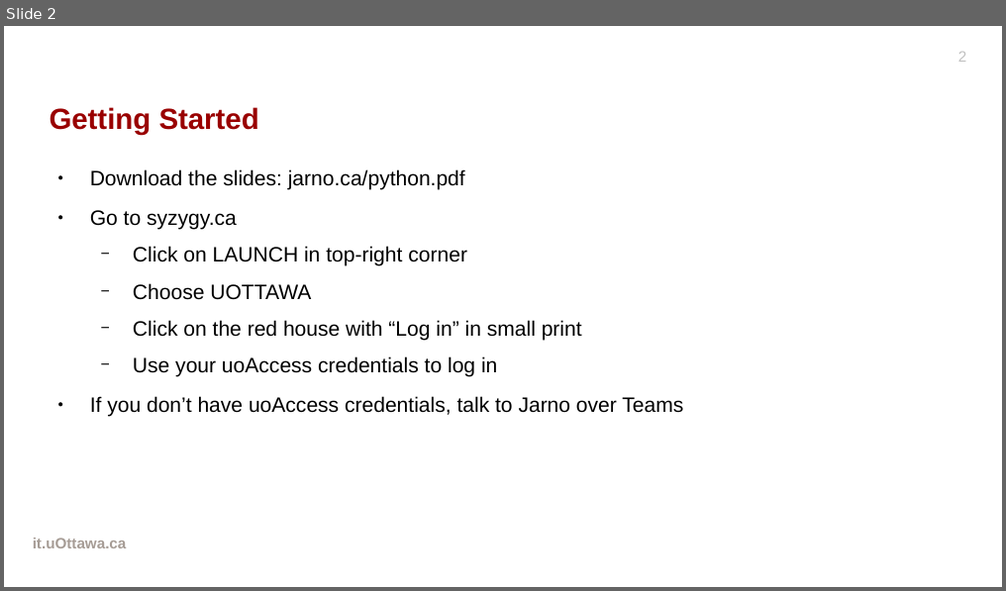
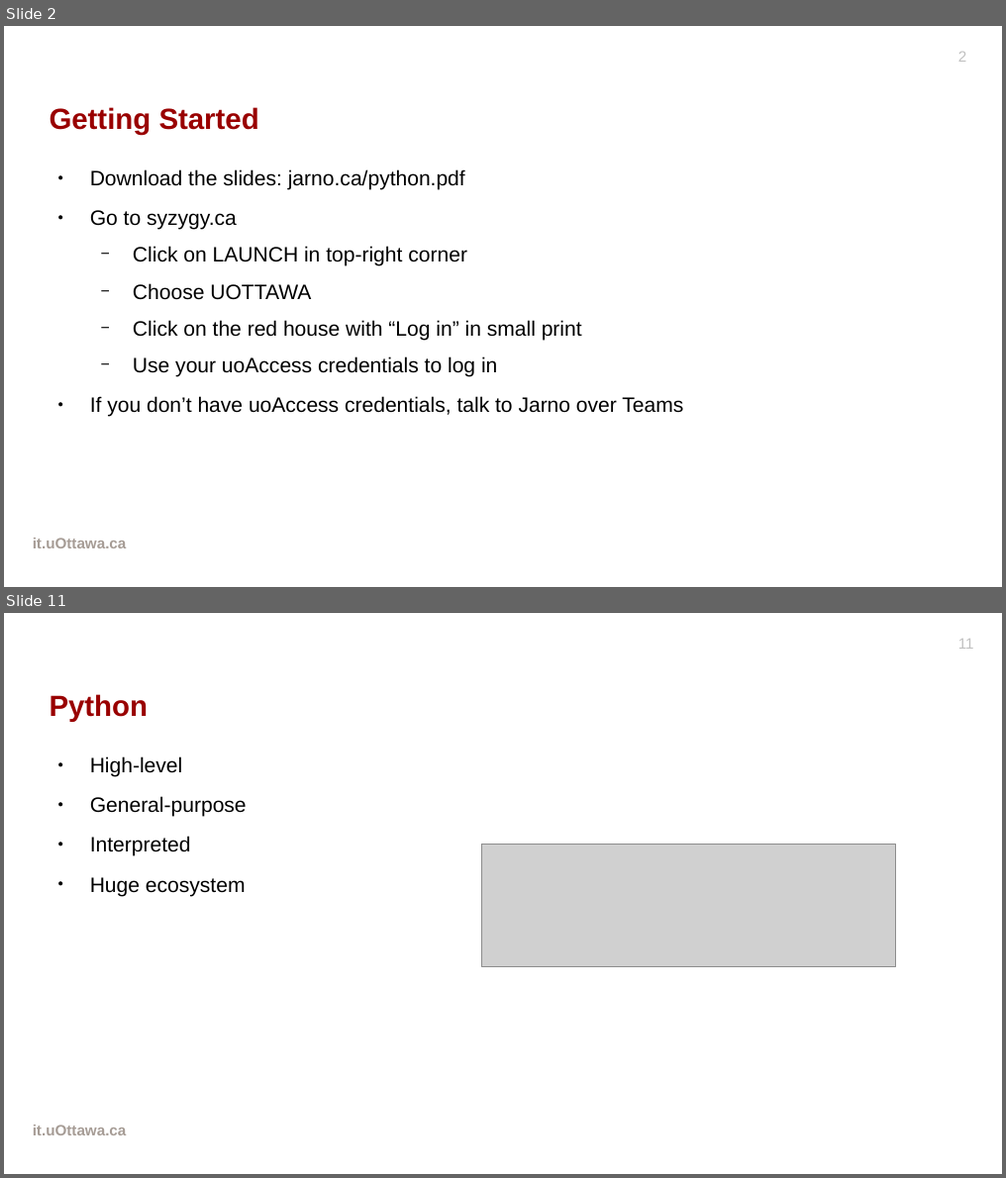
Before and after one commit to drjarno/python-workshop-2020-may, a slide deck: Slides.odp. Shown one above the other, each under a label of ours: slide 2 before the commit, slides 2 and 11 after it; the slides between them are not shown. The pictures are 1006x591 and 1006x1178 pixels, drawn with LibreOffice and Linux fonts; fonts in the diff are those of the drawing; grey boxes stand for pictures; background and template pictures are left out. Boxes give left, top, right and bottom in pixels: in the first picture for what was removed or moved away, otherwise in the second. Text is boxed around its words. In the diff, an @@ line names an element or a change of style, - is before the commit and + after.

```diff
--- a/Slides.odp
+++ b/Slides.odp
@@ slide 11 added at (4,613,1002,1174), background picture (left out); not listed: 2 template elements that a slide beside it also shows @@
@@ title added at (50,694,149,722), 23.2 pt, text #990000, bold @@
+Python
@@ text added at (90,757,247,897), 16.6 pt, text #000000 @@
+● High-level
+● General-purpose
+● Interpreted
+● Huge ecosystem
@@ picture added at (482,845,896,968) @@
```
Also in this commit, not shown: 2 slides changed, 15 other slides added.
